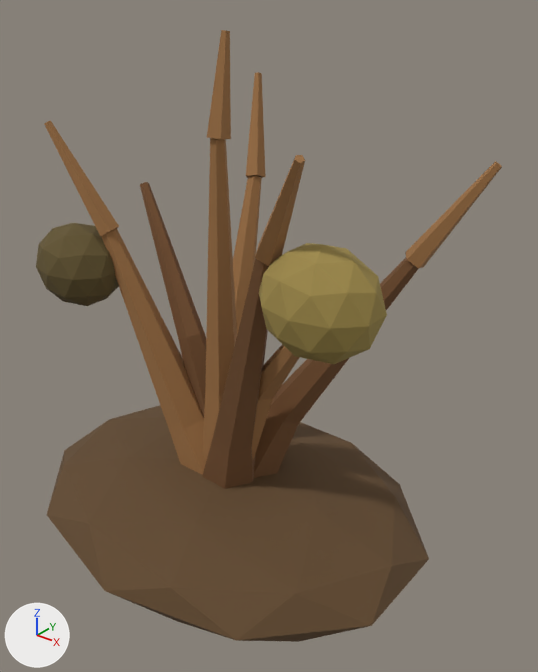
Before and after pictures for a commit that changed the glTF model client/models/Dead_Bush.glb.
Rendered twice from a 50 mm camera at (1.415, -1.542, 1.74) aimed at (0.122, 0.074, 0.738). Every picture has the same lights, and +X, +Y and +Z are marked at lower left. The picture after the commit comes second. Vertices at exactly the same position are counted once.

The first picture shows 'Dead_Bush_LowPoly'.
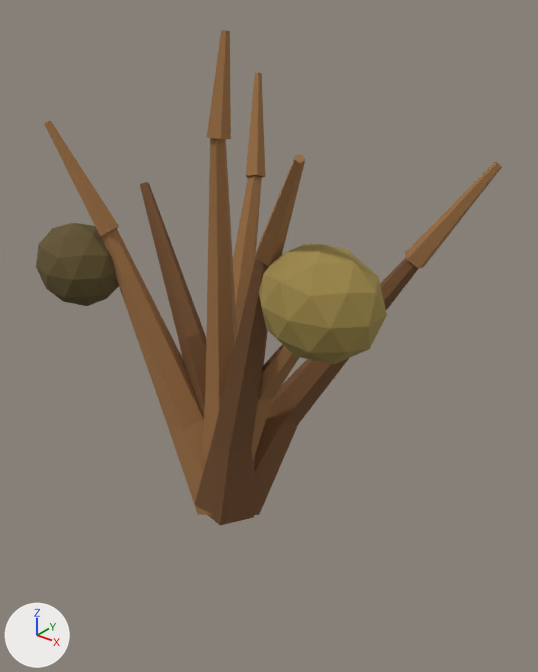
What differs and where, as boxes (x1, y1, x2, y2) in the pictures (538 x 672 px):
'Dead_Bush_LowPoly', reshaped (19% shorter)
    before: (36, 30, 502, 642)
    after: (36, 30, 502, 525)
part 1 of me_icosphere_125, deleted (brown)
    before: (47, 405, 429, 642)

The change, as a list of edits to the scene's bpy script:
```text
Change me_icosphere_125:
    used by ob_dead_bush_lowpoly; location = (0.0, 0.0, 0.1)
    remove me_icosphere_125.from_pydata(...)  # 302 vertices, 544 faces; spans x -0.68..0.68, y -0.55..0.55, z -0.16..1.51
    remove me_icosphere_125.materials.append(mat_base_soil___dead_bush)  # brown #61482c
    add me_icosphere_125.from_pydata(...)  # 260 vertices, 464 faces; spans x -0.67..0.68, y -0.29..0.46, z -0.05..1.51
    me_icosphere_125 part 1: the loose piece of 42 vertices spanning x -0.68..0.68, y -0.55..0.55, z -0.16..0.16 is deleted
```
